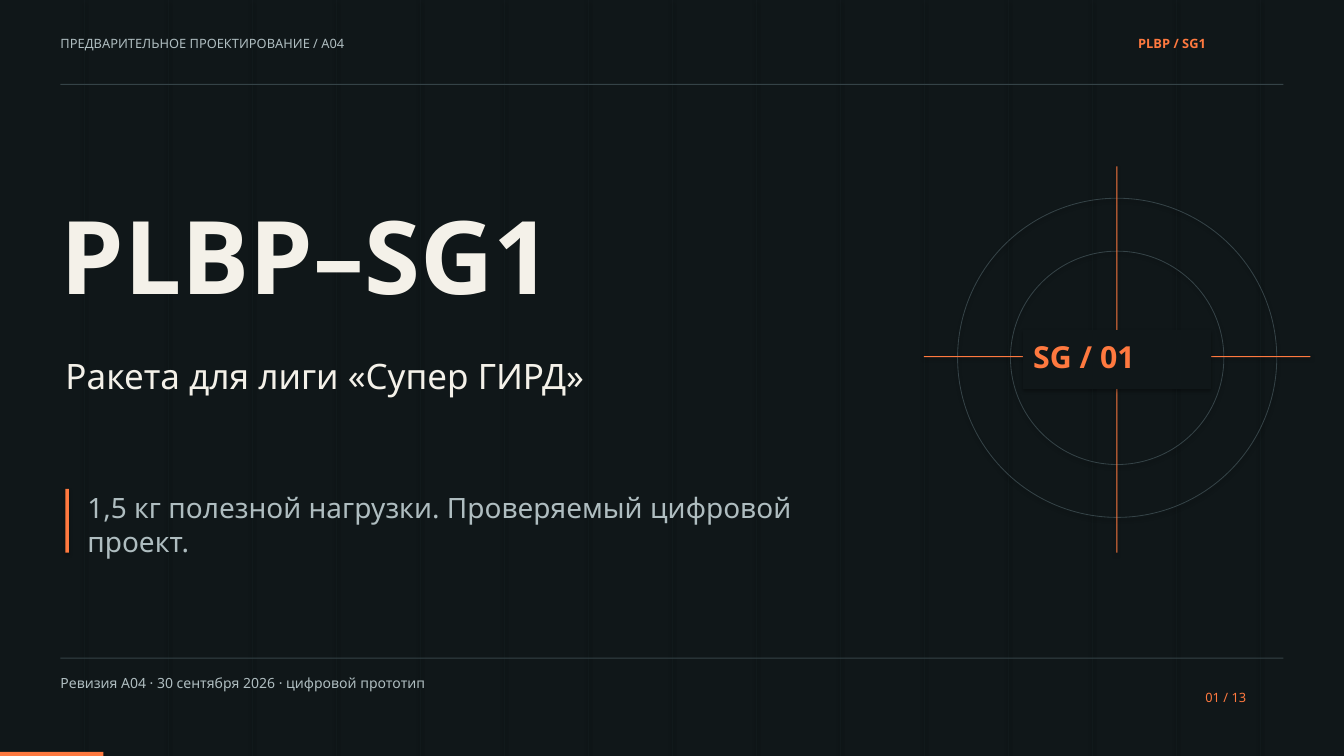
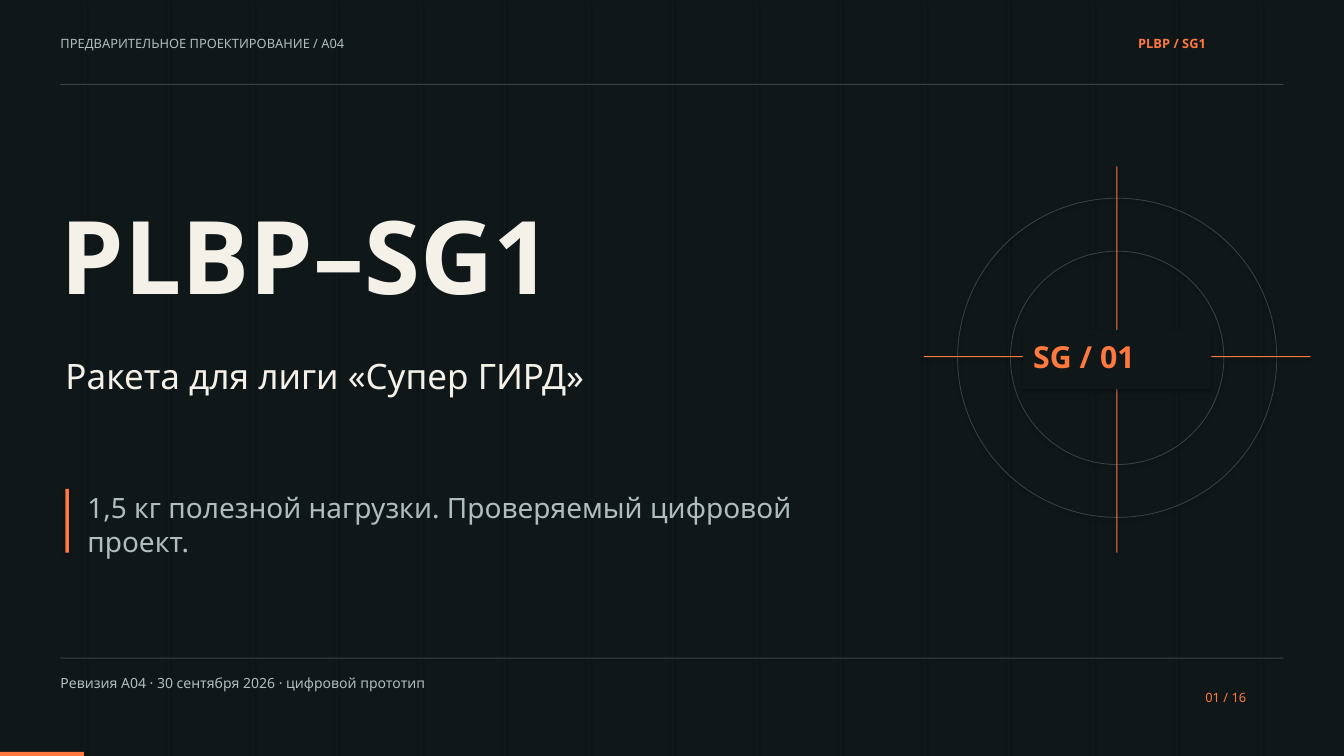
Before and after one commit to Ogonec17/Rocket, a slide deck: slide 1 of presentation/PLBP-SG1.pptx. Drawn at 1344x756 pixels with LibreOffice and Linux fonts; fonts in the diff are those of the drawing. Boxes give left, top, right and bottom in pixels: in the first picture for what was removed or moved away, otherwise in the second. Text is boxed around its words. In the diff, an @@ line names an element or a change of style, - is before the commit and + after.

```diff
--- a/presentation/PLBP-SG1.pptx
+++ b/presentation/PLBP-SG1.pptx
@@ text at (1205, 692, 1247, 702): text changed @@
-01 / 13
+01 / 16
@@ rectangle: place and size @@
-rectangle at (0, 752, 103, 756)
+rectangle at (0, 752, 84, 756)
```
Also in this commit, not shown: 12 other slides changed, 3 slides added, 17 other files.
